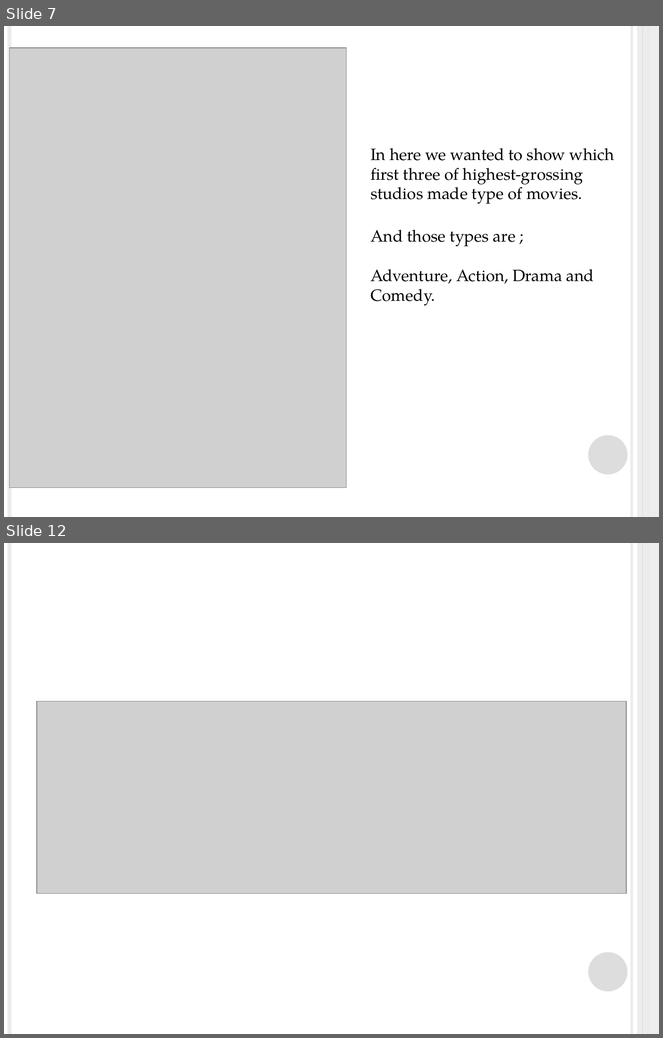
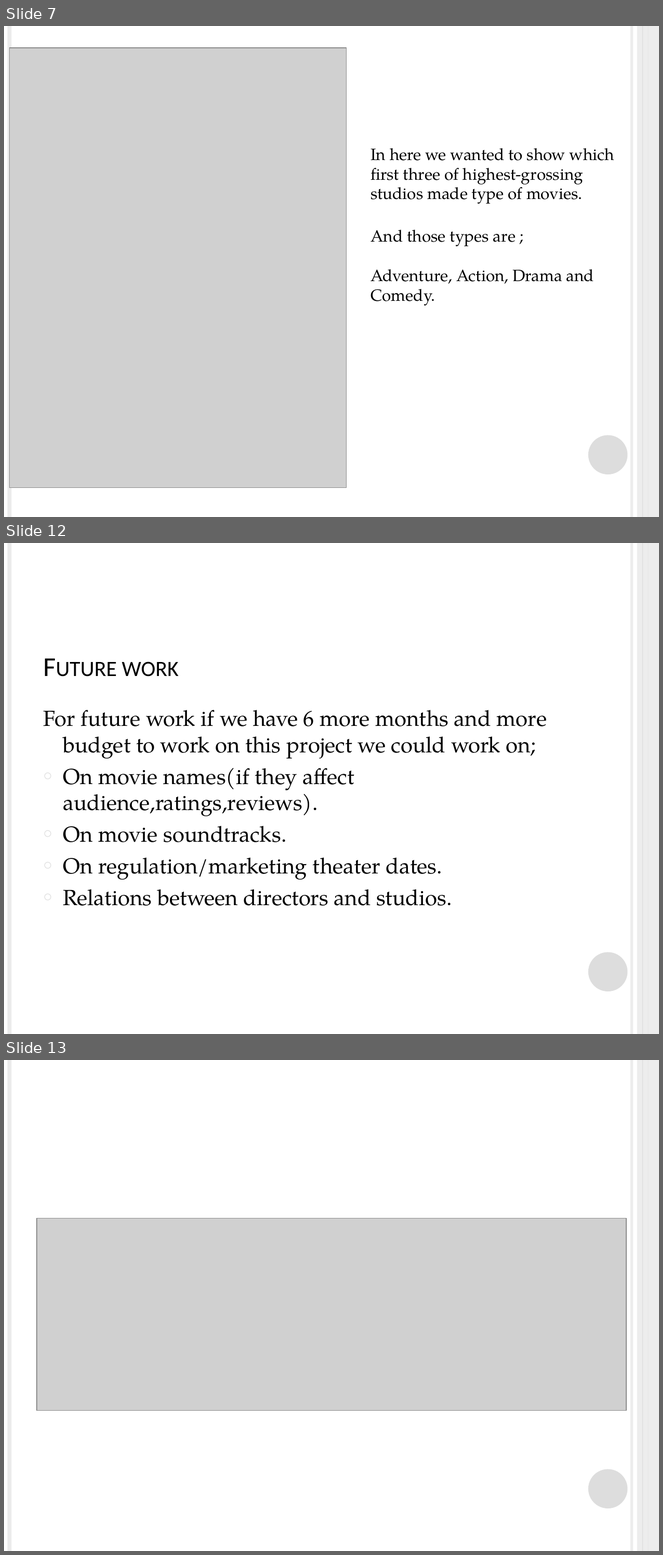
Before and after one commit to artificial126/dsc-phase-1-project, a slide deck: IMDB Movie Analyze.pptx. Shown one above the other, each under a label of ours: slides 7 and 12 before the commit, slides 7, 12 and 13 after it; the slides between them are not shown. The pictures are 663x1038 and 663x1555 pixels, drawn with LibreOffice and Linux fonts; fonts in the diff are those of the drawing; grey boxes stand for pictures. Boxes give left, top, right and bottom in pixels: in the first picture for what was removed or moved away, otherwise in the second. Text is boxed around its words. In the diff, an @@ line names an element or a change of style, - is before the commit and + after.

```diff
--- a/IMDB Movie Analyze.pptx
+++ b/IMDB Movie Analyze.pptx
@@ slide 12 added at (4, 543, 659, 1034), background #FFFFFF; not listed: 6 template elements that a slide beside it also shows @@
@@ text added at (43, 710, 547, 906), 24 pt, text #000000 @@
+For future work if we have 6 more months and more budget to work on this project we could work on;
+○ On movie names(if they affect audience,ratings,reviews).
+○ On movie soundtracks.
+○ On regulation/marketing theater dates.
+○ Relations between directors and studios.
@@ title added at (81, 710, 195, 727), 30 pt, text #000000, small capitals @@
+Future work
@@ what was slide 12 is now slide 13 @@
```
Also in this commit, not shown: 8 slides changed, 11 other files.
